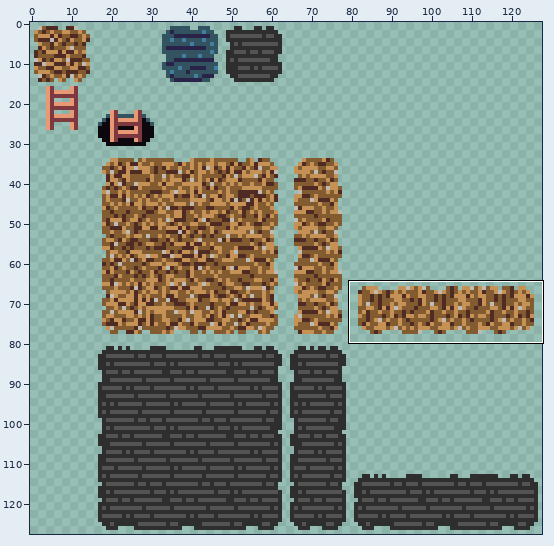
One commit to this sprite sheet: gfx/tileset.png. Above, an overview of the earlier version with the close-up marked.
Close-up. First the earlier version:
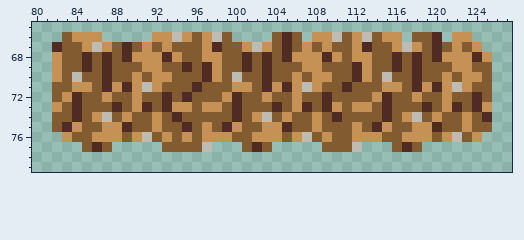
The file is 128x128 pixels. Shown: x 80..127, y 65..79. The commit also changed other parts of the picture, which this record leaves out.
New version:
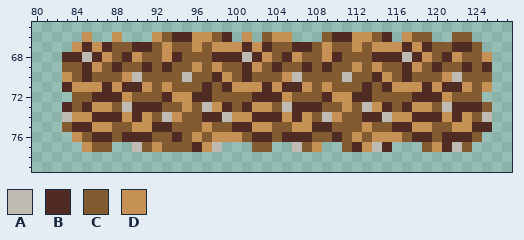
Palette (. is transparent): A #bebbb2  B #4f2b24  C #825b31  D #c59154
Diff:
@@ x 80..127 @@
 65 ................................................
-66 ...CDDD.....DDADCDAC....CBC.DDACDACDD.CCB.DD....
-67 ..BCCDADCBCDCDCCCDBCCDADCBCDCDCCDBCCDADCBCDCD...
-68 ..DCCBCBCBDDDBDCCDDCCBCBCBDDDBDCDDCCBCBCBDDDBD..
-69 ..DCCBCBCCCDDCCBCBDCCBCBCCCDDCCCBDCCBCBCCCDDCC..
-70 ..DCACCBCCDCDDCCCBDCACCBCCDCDDCCBDCACCBCCDCDDC..
-71 ..CCDDCBDBDADCCCBCCCDDCBDBDADCCBCCCDDCBDBDADCC..
-72 ..CDBCCDCCDCCBCBCCCDBCCDCCDCCBCCCCDBCCDCCDCCBC..
-73 ..DCBCCCBCDBCBDDCDDCBCCCBCDBCBDCDDCBCCCBCDBCBD..
-74 ..CCBCDACDCCDCBCCCCCBCDACDCCDCBCCCCBCDACDCCDCB..
-75 ..CBDCCDDBCCDCCBCDCBDCCDDBCCDCCCDCBDCCDDBCCDCC..
-76 ...DCCDDDCDACDCDCDDDCCDDDCDACDCCDDDCCDDDCDACD...
-77 .....CBC.....CCCCA...CBC.....CCCA...CBC.........
+66 .....D..D...DCBBDDCB.D.CDD...CBBDDCB.DCC..CC....
+67 ....DBDBCCBBCDCCDCDDDBDBCCBBCDCCDCDDDBDBCCBBC...
+68 ...BBABDCBDCCDBCCCBBBABDCBDCCDBCCCBBBABDCBDCCD..
+69 ...CCBDCBCCBCBCCDCDCCBDCBCCBCBCCDCDCCBDCBCCBCB..
+70 ...DCBCCCDACCCCACCBDCBCCCDACCCCACCBDCBCCCDACCC..
+71 ...BDDDBDBBDCDCCCBCBDDDBDBBDCDCCCBCBDDDBDBBDCD..
+72 ....CCBBBDCCCBDDBBCCCCBBBDCCCBDDBBCCCCBBBDCCC...
+73 ...BCBDDCABBBCCDCADBCBDDCABBBCCDCADBCBDDCABBBC..
+74 ...ADDBBBDBDCADCCBBADDBBBDBDCADCCBBADDBBBDBDCA..
+75 ...CBBDDCCDDBBCCCDCCBBDDCCDDBBCCCDCCBBDDCCDDBB..
+76 ....DCBBCBBBCCBCDCDDDCBBCBBBCCBCDCDDDCBBCBBBC...
+77 .....DCC..ACDCCCBDA...CC..ACD..CBDAB...CDBAC....
 78 ................................................
Where, in picture pixels (left, top, right, bottom), the same in both close-ups:
changed: (52, 32, 492, 152)
